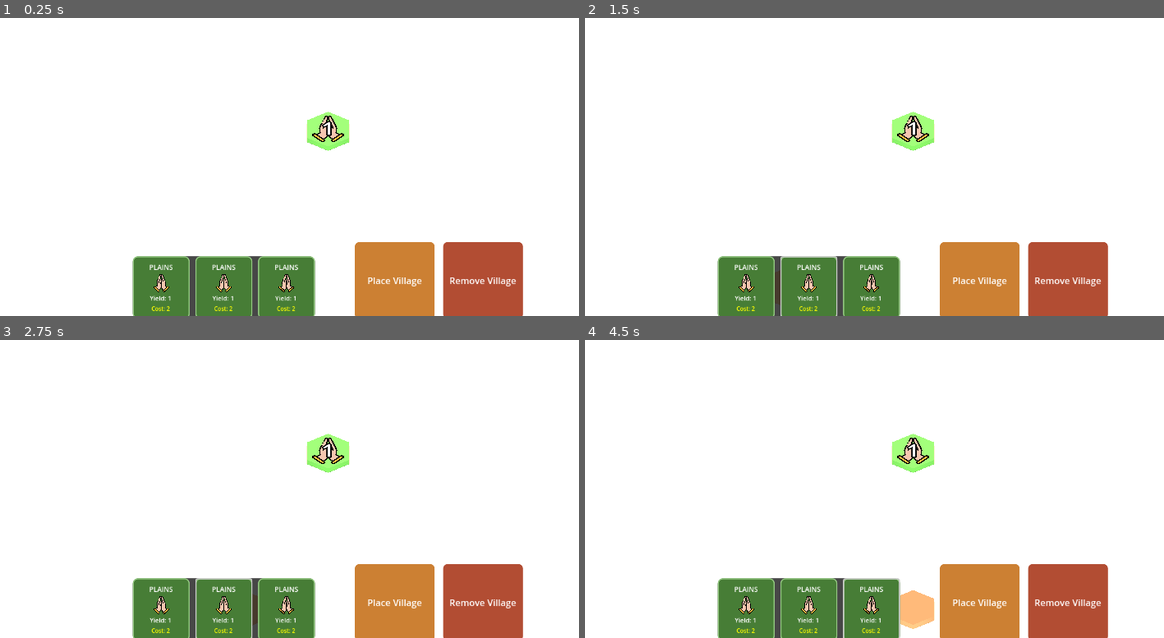
Above: before the commit, frames 1-4 (two rows, left to right).
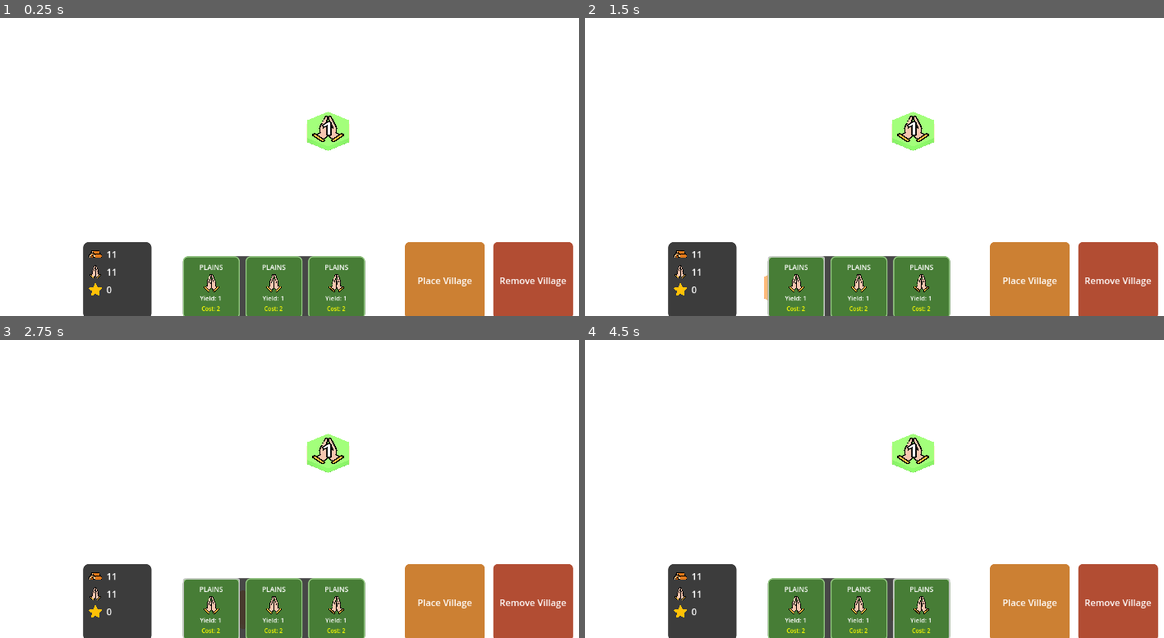
Above: after the commit, the same moments.

Repository: antony-carrard/khaos
Game: Godot game, scene res://main.tscn
Same seed, same stepped clock (60 frames per second), same inputs: the game is played once before the commit and once after it.
Inputs (mouse positions are in pixels of both pictures, inside the frame that each line leads up to):
- Up to frame 1 (0.25 s): no input
- Up to frame 2 (1.5 s): click (747, 286) at 0.52 s; click (793, 286) at 1.27 s
- Up to frame 3 (2.75 s): click (225, 608) at 2.02 s
- Up to frame 4 (4.5 s): click (857, 608) at 2.77 s; click (868, 608) at 3.52 s; click (920, 608) at 4.27 s

The runs differ from the first frame. In frame 1, 14% of the frame differs, in the area x 14-100%, y 75-100%; in frame 2, 14%; in frame 3, 14%; in frame 4, 14%.

Commit message:
Added player with resources and tile consumption

Diff:
--- a/board_manager.gd
+++ b/board_manager.gd
@@ -22,8 +22,8 @@
 # Camera reference
 var camera: Camera3D = null
 
-# Player hand (for now, single player)
-var player_hand: Array[TilePool.TileDefinition] = []
+# Player (for now, single player)
+var current_player: Player = null
 
 
 func _ready() -> void:
@@ -42,6 +42,11 @@
 	add_child(tile_pool)
 	tile_pool.initialize()
 
+	# Create player
+	current_player = Player.new()
+	add_child(current_player)
+	current_player.initialize("Player 1", 10, 10)  # Start with 0 resources/fervor
+
 	# Cross-reference managers (for validation)
 	tile_manager.village_manager = village_manager
 	village_manager.tile_manager = tile_manager
@@ -62,8 +67,7 @@
 	await placement_controller.initialize(tile_manager, village_manager, camera, self)
 
 	# Draw initial hand (3 tiles as per rules.md line 65)
-	player_hand = tile_pool.draw_tiles(3)
-	print("Player drew initial hand: %d tiles" % player_hand.size())
+	current_player.draw_tiles(tile_pool, 3)
 
 	# Place first tile from pool as a starting tile
 	var first_tile = tile_pool.draw_tile()
@@ -71,6 +75,9 @@
 		tile_manager.place_tile(0, 0, first_tile.tile_type, first_tile.resource_type,
 								first_tile.yield_value, first_tile.buy_price, first_tile.sell_price)
 
+	# Give player starting turn bonus
+	current_player.start_turn()
+
 	# Create UI
 	setup_ui()
 
@@ -90,17 +97,34 @@
 	ui.village_place_selected.connect(placement_controller.select_village_place_mode)
 	ui.village_remove_selected.connect(placement_controller.select_village_remove_mode)
 
-	# Update hand display (only in game mode)
+	# Connect player signals to UI
+	if ui_mode == "game":
+		current_player.resources_changed.connect(ui.update_resources)
+		current_player.fervor_changed.connect(ui.update_fervor)
+		current_player.glory_changed.connect(ui.update_glory)
+
+	# Update displays (only in game mode)
 	if ui_mode == "game":
 		ui.update_hand_display()
+		ui.update_resources(current_player.resources)
+		ui.update_fervor(current_player.fervor)
+		ui.update_glory(current_player.glory)
 
 
 ## Handle tile selection from hand
 func _on_tile_selected_from_hand(hand_index: int) -> void:
-	if hand_index < 0 or hand_index >= player_hand.size():
-		return
-
-	var tile_def = player_hand[hand_index]
+	if hand_index < 0 or hand_index >= current_player.hand.size():
+		return
+
+	var tile_def = current_player.hand[hand_index]
+
+	# Check if player can afford it
+	if not current_player.can_afford_tile(tile_def):
+		print("Cannot afford tile! Need %d resources, have %d" % [
+			tile_def.buy_price, current_player.resources
+		])
+		return
+
 	print("Selected tile from hand: %s %s (yield=%d, cost=%d)" % [
 		TileManager.TileType.keys()[tile_def.tile_type],
 		TileManager.ResourceType.keys()[tile_def.resource_type],
@@ -114,28 +138,29 @@
 
 ## Called by placement_controller when a tile from hand is successfully placed
 func on_tile_placed_from_hand(hand_index: int) -> void:
-	if hand_index < 0 or hand_index >= player_hand.size():
-		return
-
-	var placed_tile = player_hand[hand_index]
+	if hand_index < 0 or hand_index >= current_player.hand.size():
+		return
+
+	var placed_tile = current_player.hand[hand_index]
+
+	# Spend resources
+	if not current_player.spend_resources(placed_tile.buy_price):
+		print("ERROR: Placed tile but couldn't afford it!")
+		return
+
 	print("Consumed tile from hand: %s %s" % [
 		TileManager.TileType.keys()[placed_tile.tile_type],
 		TileManager.ResourceType.keys()[placed_tile.resource_type]
 	])
 
 	# Remove tile from hand
-	remove_from_hand(hand_index)
+	current_player.remove_from_hand(hand_index)
 
 	# Draw replacement tile to refill hand
-	var new_tiles = tile_pool.draw_tiles(1)
-	if new_tiles.size() > 0:
-		player_hand.append(new_tiles[0])
-		print("Drew replacement tile. Hand size: %d, Bag remaining: %d" % [
-			player_hand.size(),
-			tile_pool.get_remaining_count()
-		])
-	else:
-		print("No tiles left in bag! Hand size: %d" % player_hand.size())
+	current_player.draw_tiles(tile_pool, 1)
+
+	if tile_pool.get_remaining_count() == 0 and current_player.hand.size() == 0:
+		print("Game Over! No tiles left in bag or hand.")
 
 	# Update UI to reflect hand changes
 	if ui and ui_mode == "game":
@@ -204,24 +229,9 @@
 	return neighbors
 
 
-## Draw tiles from the pool into player's hand
-func draw_tiles_to_hand(count: int) -> void:
-	var drawn = tile_pool.draw_tiles(count)
-	player_hand.append_array(drawn)
-	print("Drew %d tiles. Hand size: %d" % [drawn.size(), player_hand.size()])
-
-
-## Remove a tile from hand (when placed or sold)
-func remove_from_hand(index: int) -> bool:
-	if index < 0 or index >= player_hand.size():
-		return false
-	player_hand.remove_at(index)
-	return true
-
-
 ## Get the player's current hand
-func get_hand() -> Array[TilePool.TileDefinition]:
-	return player_hand
+func get_hand() -> Array:
+	return current_player.hand if current_player else []
 
 
 ## Gets the hex coordinates at the mouse cursor position via raycast.
--- /dev/null
+++ b/player.gd
@@ -0,0 +1,109 @@
+extends Node
+
+class_name Player
+
+# Player identity
+var player_name: String = "Player 1"
+var god_type: int = 0  # For later: Bicéphales, Augia, Rakun, Le Bâtisseur
+var player_color: Color = Color.BLUE
+
+# Resources (core game currencies)
+var resources: int = 0    # For building villages & buying tiles
+var fervor: int = 0       # For divine powers
+var glory: int = 0        # Victory points
+
+# Player's hand of tiles
+var hand: Array = []  # Array of TilePool.TileDefinition
+
+# Placed villages (for later scoring/tracking)
+var placed_villages: Array = []
+
+# Turn tracking
+var actions_remaining: int = 3  # For later: 3 actions per turn
+
+# Signals
+signal resources_changed(new_amount: int)
+signal fervor_changed(new_amount: int)
+signal glory_changed(new_amount: int)
+
+
+## Initialize player with starting resources
+func initialize(name: String = "Player 1", starting_resources: int = 0, starting_fervor: int = 0) -> void:
+	player_name = name
+	resources = starting_resources
+	fervor = starting_fervor
+	glory = 0
+
+
+## Check if player can afford a tile
+func can_afford_tile(tile_def) -> bool:
+	return resources >= tile_def.buy_price
+
+
+## Spend resources (returns false if can't afford)
+func spend_resources(amount: int) -> bool:
+	if resources < amount:
+		return false
+	resources -= amount
+	resources_changed.emit(resources)
+	print("%s: Spent %d resources. Remaining: %d" % [player_name, amount, resources])
+	return true
+
+
+## Add resources (from harvest, turn start, selling, etc.)
+func add_resources(amount: int) -> void:
+	resources += amount
+	resources_changed.emit(resources)
+	print("%s: Gained %d resources. Total: %d" % [player_name, amount, resources])
+
+
+## Spend fervor (for divine powers)
+func spend_fervor(amount: int) -> bool:
+	if fervor < amount:
+		return false
+	fervor -= amount
+	fervor_changed.emit(fervor)
+	print("%s: Spent %d fervor. Remaining: %d" % [player_name, amount, fervor])
+	return true
+
+
+## Add fervor (from harvest, turn start)
+func add_fervor(amount: int) -> void:
+	fervor += amount
+	fervor_changed.emit(fervor)
+	print("%s: Gained %d fervor. Total: %d" % [player_name, amount, fervor])
+
+
+## Add glory (from harvest)
+func add_glory(amount: int) -> void:
+	glory += amount
+	glory_changed.emit(glory)
+	print("%s: Gained %d glory. Total: %d" % [player_name, amount, glory])
+
+
+## Draw tiles into hand from tile pool
+func draw_tiles(tile_pool, count: int) -> void:
+	var drawn = tile_pool.draw_tiles(count)
+	hand.append_array(drawn)
+	print("%s: Drew %d tiles. Hand size: %d" % [player_name, drawn.size(), hand.size()])
+
+
+## Remove tile from hand (after placement/selling)
+func remove_from_hand(index: int) -> bool:
+	if index < 0 or index >= hand.size():
+		return false
+	hand.remove_at(index)
+	return true
+
+
+## Start new turn (gain passive resources/fervor)
+func start_turn() -> void:
+	add_resources(1)
+	add_fervor(1)
+	actions_remaining = 3
+	print("%s: Started turn. +1 resource, +1 fervor" % player_name)
+
+
+## Get current hand
+func get_hand() -> Array:
+	return hand
--- a/tile_selector_ui.gd
+++ b/tile_selector_ui.gd
@@ -11,6 +11,11 @@
 var hand_container: HBoxContainer = null
 var board_manager = null  # Reference to get hand data
 var tile_count_label: Label = null  # Shows remaining tiles in bag
+
+# Resource display
+var resource_label: Label = null
+var fervor_label: Label = null
+var glory_label: Label = null
 
 # UI mode: "test" or "game"
 var ui_mode: String = "game"  # Default to game UI
@@ -50,7 +55,16 @@
 	margin.add_child(main_hbox)
 
 	if ui_mode == "game":
-		# GAME UI - Hand display on left
+		# GAME UI - Resource display on left
+		var resource_panel = create_resource_panel()
+		main_hbox.add_child(resource_panel)
+
+		# Separator
+		var sep1 = Control.new()
+		sep1.custom_minimum_size = Vector2(15, 0)
+		main_hbox.add_child(sep1)
+
+		# Hand display in center
 		var hand_vbox = VBoxContainer.new()
 		hand_vbox.add_theme_constant_override("separation", 5)
 		main_hbox.add_child(hand_vbox)
@@ -148,6 +162,87 @@
 	tile_type_selected.emit(tile_type)
 
 
+## Create resource display panel with icons
+func create_resource_panel() -> PanelContainer:
+	var panel = PanelContainer.new()
+	var style = StyleBoxFlat.new()
+	style.bg_color = Color(0.15, 0.15, 0.15, 0.9)
+	style.corner_radius_top_left = 10
+	style.corner_radius_top_right = 10
+	style.corner_radius_bottom_left = 10
+	style.corner_radius_bottom_right = 10
+	panel.add_theme_stylebox_override("panel", style)
+	panel.custom_minimum_size = Vector2(120, 100)
+
+	# Inner margin
+	var margin = MarginContainer.new()
+	margin.add_theme_constant_override("margin_left", 10)
+	margin.add_theme_constant_override("margin_right", 10)
+	margin.add_theme_constant_override("margin_top", 10)
+	margin.add_theme_constant_override("margin_bottom", 10)
+	panel.add_child(margin)
+
+	var vbox = VBoxContainer.new()
+	vbox.add_theme_constant_override("separation", 8)
+	margin.add_child(vbox)
+
+	# Resources row
+	resource_label = create_resource_row(vbox, "res://icons/wood.svg", "0")
+
+	# Fervor row
+	fervor_label = create_resource_row(vbox, "res://icons/pray.svg", "0")
+
+	# Glory row
+	glory_label = create_resource_row(vbox, "res://icons/star.svg", "0")
+
+	return panel
+
+
+## Create a row with icon + label
+func create_resource_row(parent: VBoxContainer, icon_path: String, initial_value: String) -> Label:
+	var hbox = HBoxContainer.new()
+	hbox.add_theme_constant_override("separation", 8)
+	parent.add_child(hbox)
+
+	# Icon
+	var icon = TextureRect.new()
+	icon.custom_minimum_size = Vector2(20, 20)
+	icon.expand_mode = TextureRect.EXPAND_FIT_WIDTH_PROPORTIONAL
+	icon.stretch_mode = TextureRect.STRETCH_KEEP_ASPECT_CENTERED
+	var texture = load(icon_path) as Texture2D
+	if texture:
+		icon.texture = texture
+	hbox.add_child(icon)
+
+	# Label
+	var label = Label.new()
+	label.text = initial_value
+	label.add_theme_color_override("font_color", Color.WHITE)
+	label.add_theme_font_size_override("font_size", 16)
+	label.size_flags_horizontal = Control.SIZE_EXPAND_FILL
+	hbox.add_child(label)
+
+	return label
+
+
+## Update resource display (called via signal)
+func update_resources(amount: int) -> void:
+	if resource_label:
+		resource_label.text = str(amount)
+
+
+## Update fervor display (called via signal)
+func update_fervor(amount: int) -> void:
+	if fervor_label:
+		fervor_label.text = str(amount)
+
+
+## Update glory display (called via signal)
+func update_glory(amount: int) -> void:
+	if glory_label:
+		glory_label.text = str(amount)
+
+
 func _on_village_place_pressed() -> void:
 	village_place_selected.emit()
 
@@ -187,16 +282,28 @@
 
 ## Create a visual card for a tile in the hand
 func create_hand_card(hand_index: int, tile_def) -> void:
+	# Check if player can afford this tile
+	var can_afford = true
+	if board_manager and board_manager.current_player:
+		can_afford = board_manager.current_player.can_afford_tile(tile_def)
+
 	# Card container
 	var card = PanelContainer.new()
 	var card_style = StyleBoxFlat.new()
 	var tile_color = tile_type_colors[tile_def.tile_type]
-	card_style.bg_color = tile_color.darkened(0.3)
+
+	# Gray out if can't afford
+	if can_afford:
+		card_style.bg_color = tile_color.darkened(0.3)
+		card_style.border_color = tile_color.lightened(0.3)
+	else:
+		card_style.bg_color = tile_color.darkened(0.6)  # Much darker
+		card_style.border_color = Color.RED  # Red border for unaffordable
+
 	card_style.border_width_left = 2
 	card_style.border_width_right = 2
 	card_style.border_width_top = 2
 	card_style.border_width_bottom = 2
-	card_style.border_color = tile_color.lightened(0.3)
 	card_style.corner_radius_top_left = 8
 	card_style.corner_radius_top_right = 8
 	card_style.corner_radius_bottom_left = 8
@@ -252,7 +359,11 @@
 	# Buy price
 	var buy_label = Label.new()
 	buy_label.text = "Cost: %d" % tile_def.buy_price
-	buy_label.add_theme_color_override("font_color", Color.YELLOW)
+	# Red if can't afford, yellow if can
+	if can_afford:
+		buy_label.add_theme_color_override("font_color", Color.YELLOW)
+	else:
+		buy_label.add_theme_color_override("font_color", Color.RED)
 	buy_label.add_theme_font_size_override("font_size", 10)
 	buy_label.horizontal_alignment = HORIZONTAL_ALIGNMENT_CENTER
 	vbox.add_child(buy_label)
Not shown, added: player.gd.uid
